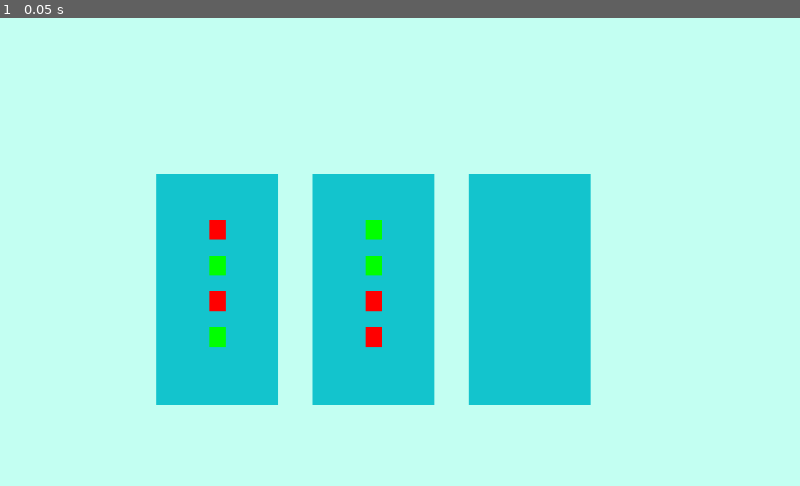
Above: before the commit, frame 1.
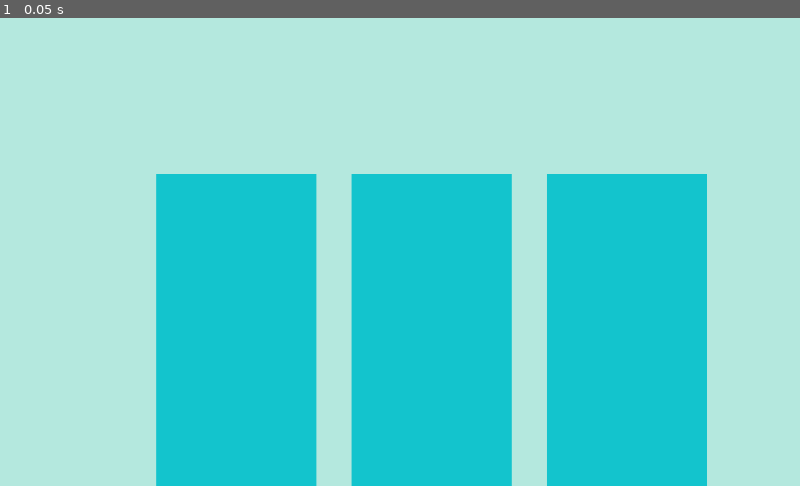
Above: after the commit, the same moment.

Repository: cs340-24/color_sort
Game: Godot game, scene res://main.tscn
The game is run twice, just before and just after one commit, with the same random seed, the same clock (stepped at 60 frames per second) and the same inputs.
Inputs:
- Up to frame 1 (0.05 s): no input

The runs differ from the first frame. In frame 1, 27% of the frame differs, in the area x 19-89%, y 33-100%.

Commit message:
Uploaded CSG to branch:

Diff:
--- a/color_sort_godot/block.tscn
+++ b/color_sort_godot/block.tscn
@@ -4,10 +4,16 @@
 extents = Vector2( 19.75, 19.5625 )
 
 [node name="block" type="ColorRect"]
-margin_right = 39.0
-margin_bottom = 39.0
+margin_right = 75.0
+margin_bottom = 75.0
+size_flags_horizontal = 2
+size_flags_vertical = 2
+__meta__ = {
+"_edit_group_": true
+}
 
 [node name="Area2D" type="Area2D" parent="."]
+scale = Vector2( 1.83714, 1.93584 )
 
 [node name="CollisionShape2D" type="CollisionShape2D" parent="Area2D"]
 position = Vector2( 19.25, 19.4375 )
--- a/color_sort_godot/newGame.gd
+++ b/color_sort_godot/newGame.gd
@@ -28,18 +28,22 @@
 		levelContent[str(i)] = line
 		i += 1
 	levelFile.close()
-	numColors = levelContent["1"]
+	## TO CHANGE
+	# numBottles = levelContent["1"]
+	# numBlocks = levelContent["2"]
+	numBottles = levelContent["1"]
 	numSpots = levelContent["2"]
 	numBottles = levelContent["3"]
 	print(numBottles)
 	i = 0
 	var oldY = blockYPos
 	var counter = 4
+	## var counter = 3
 	for j in int(numBottles):
 		var newBottle = bottle.instance()
 		add_child(newBottle)
-		newBottle.position.x = botXPos
-		newBottle.position.y = 200
+		newBottle.rect_position.x  = botXPos
+		newBottle.rect_position.y = 200
 		newBottle.set_name("bottle")
 		blockYPos = oldY
 		for k in int(numSpots):
@@ -47,23 +51,24 @@
 				var newBlock = block.instance()
 				newBlock.set_name("redBlock")
 				newBlock.color = Color(1,0,0, 1)
-				newBlock.rect_position.x = blockXPos
-				newBlock.rect_position.y = blockYPos
-				newBottle.add_child(newBlock)
+				# newBlock.rect_position.x = blockXPos
+				# newBlock.rect_position.y = blockYPos
+				newBottle.get_node("VBoxContainer").add_child(newBlock)
+
 			if levelContent[str(counter)] == 'B':
 				var newBlock = block.instance()
 				newBlock.set_name("greenBlock")
 				newBlock.rect_position.x = blockXPos
 				newBlock.rect_position.y = blockYPos
-				newBottle.add_child(newBlock)
-				newBlock.color = Color(0,1,0,1)
+				newBottle.get_node("VBoxContainer").add_child(newBlock)
 			if levelContent[str(counter)] == 'C':
 				var newBlock = block.instance()
 				newBlock.set_name("blueBlock")
 				newBlock.color = Color(0,0,1, 1)
 				newBlock.rect_position.x = blockXPos
 				newBlock.rect_position.y = blockYPos
-				newBottle.add_child(newBlock)
+				newBottle.get_node("VBoxContainer").add_child(newBlock)
+
 			if levelContent[str(counter)] == 'D':
 				var newBlock = block.instance()
 				newBlock.set_name("purpleBlock")
@@ -71,7 +76,8 @@
 		#		newBottle.newBlock.Area2	D.ColorRect.Color = '#d404ff'
 				newBlock.rect_position.x = blockXPos
 				newBlock.rect_position.y = blockYPos
-				newBottle.add_child(newBlock)
+				newBottle.get_node("VBoxContainer").add_child(newBlock)
+
 			if levelContent[str(counter)] == '-':
 				var newBlock = block.instance()
 				newBlock.set_name("nullBlock")
@@ -79,12 +85,15 @@
 				#newBottle.get_node("nullBlock"+str(counter-4)).Area2D.ColorRect.Color = '#fffff'
 				newBlock.rect_position.x = blockXPos
 				newBlock.rect_position.y = blockYPos
-				newBottle.add_child(newBlock)
+				newBottle.get_node("VBoxContainer").add_child(newBlock)
+
+
 			blockYPos -= 70
-			blockXPos + 150
+			blockXPos += 150
 			counter += 1
-		botXPos += 200
 
+		botXPos += 250
+	print("Level Generated")
 
 # Called every frame. 'delta' is the elapsed time since the previous frame.
 #func _process(delta):
--- a/color_sort_godot/newGame.tscn
+++ b/color_sort_godot/newGame.tscn
@@ -10,7 +10,7 @@
 [node name="ColorRect" type="ColorRect" parent="background"]
 margin_right = 1024.0
 margin_bottom = 600.0
-color = Color( 0.768627, 1, 0.952941, 1 )
+color = Color( 0.768627, 1, 0.952941, 0.87451 )
 
 [node name="CollisionShape2D" type="CollisionShape2D" parent="background"]
 position = Vector2( 512.5, 303 )
--- a/color_sort_godot/tempBottle.gd
+++ b/color_sort_godot/tempBottle.gd
@@ -1,4 +1,4 @@
-extends Node2D
+extends VBoxContainer
 
 
 # Declare member variables here. Examples:
@@ -11,6 +11,13 @@
 	pass # Replace with function body.
 
 
-# Called every frame. 'delta' is the elapsed time since the previous frame.
-#func _process(delta):
-#	pass
+func _notification(what):
+		if what == NOTIFICATION_SORT_CHILDREN:
+		# Must re-sort the children
+			for c in get_children():
+				# Fit to own size
+				fit_child_in_rect(c, Rect2(Vector2(), rect_size))
+
+func set_some_setting():
+	# Some setting changed, ask for children re-sort.
+	queue_sort()
--- a/color_sort_godot/tempBottle.tscn
+++ b/color_sort_godot/tempBottle.tscn
@@ -1,23 +1,19 @@
-[gd_scene load_steps=3 format=2]
-
-[ext_resource path="res://tempBottle.gd" type="Script" id=1]
+[gd_scene load_steps=2 format=2]
 
 [sub_resource type="RectangleShape2D" id=1]
 extents = Vector2( 141, 216 )
 
-[node name="tempBottle" type="Node2D"]
-position = Vector2( -2, -1 )
-scale = Vector2( 0.54495, 0.653944 )
-script = ExtResource( 1 )
+[node name="tempBottle" type="ColorRect"]
+margin_top = 20.0
+margin_right = 282.0
+margin_bottom = 465.0
+rect_min_size = Vector2( 200, 400 )
+rect_scale = Vector2( 0.726181, 0.976059 )
+size_flags_stretch_ratio = 0.0
+color = Color( 0.0784314, 0.772549, 0.807843, 1 )
 __meta__ = {
 "_edit_group_": true
 }
-
-[node name="ColorRect" type="ColorRect" parent="."]
-margin_right = 282.0
-margin_bottom = 433.0
-rect_scale = Vector2( 1.01699, 1.0446 )
-color = Color( 0.0784314, 0.772549, 0.807843, 1 )
 
 [node name="Area2D" type="Area2D" parent="."]
 position = Vector2( 140.5, 216 )
@@ -28,3 +24,7 @@
 [node name="CollisionShape2D" type="CollisionShape2D" parent="Area2D"]
 position = Vector2( 0.5, 0 )
 shape = SubResource( 1 )
+
+[node name="VBoxContainer" type="VBoxContainer" parent="."]
+margin_right = 279.0
+margin_bottom = 453.0
